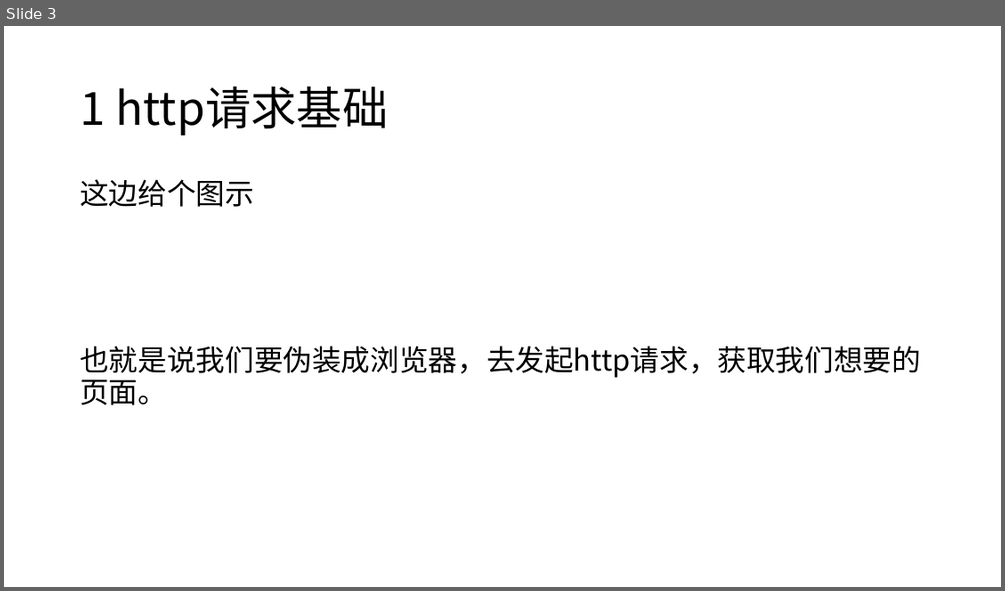
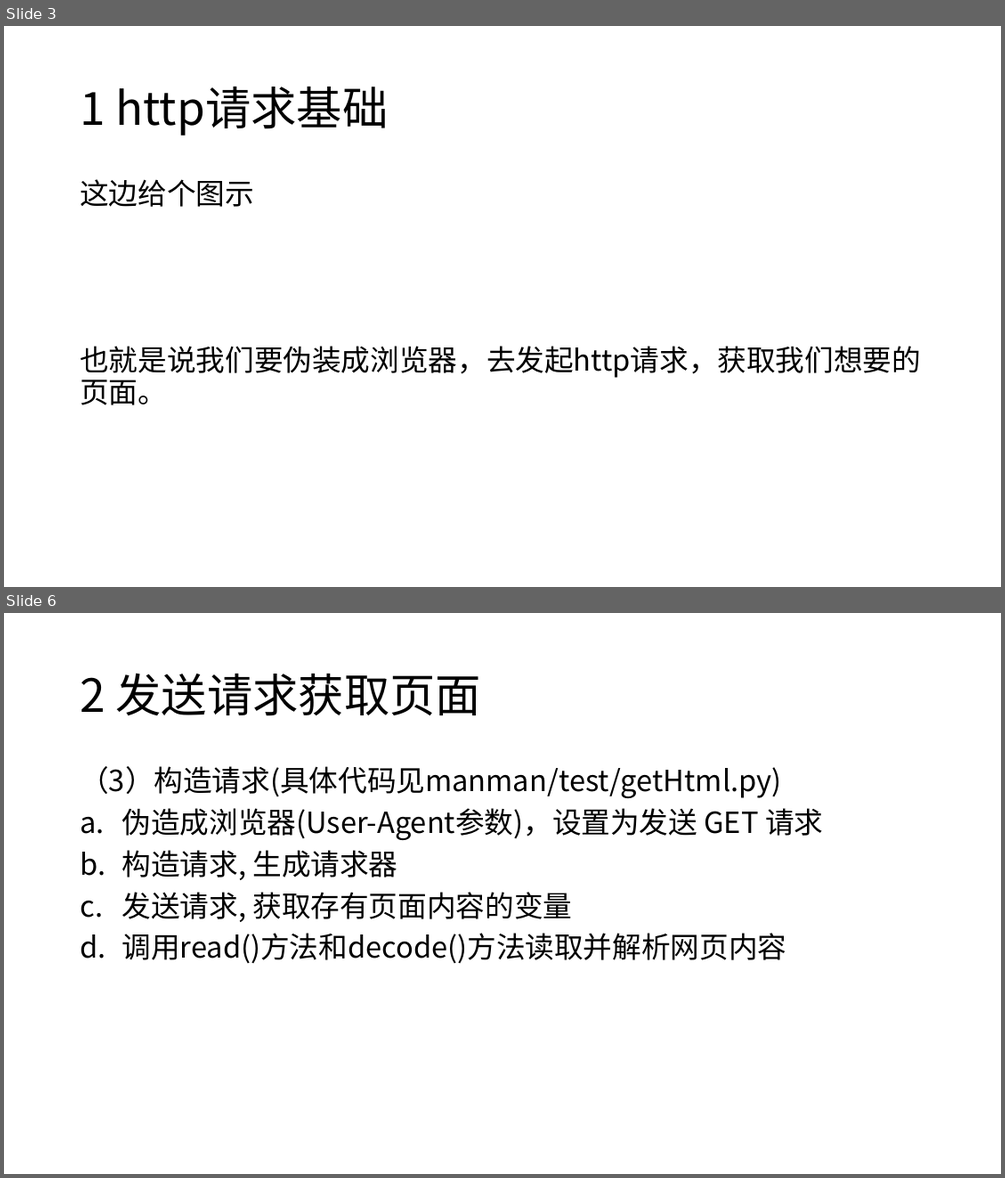
Before and after one commit to linwxin/manman, a slide deck: douban/豆瓣爬取.pptx. Shown one above the other, each under a label of ours: slide 3 before the commit, slides 3 and 6 after it; the slides between them are not shown. The pictures are 1005x591 and 1005x1178 pixels, drawn with LibreOffice and Linux fonts; fonts in the diff are those of the drawing. Boxes give left, top, right and bottom in pixels: in the first picture for what was removed or moved away, otherwise in the second. Text is boxed around its words. In the diff, an @@ line names an element or a change of style, - is before the commit and + after.

```diff
--- a/douban/豆瓣爬取.pptx
+++ b/douban/豆瓣爬取.pptx
@@ slide 6 added at (x1=4, y1=613, x2=1001, y2=1174), background #FFFFFF @@
@@ title added at (x1=80, y1=673, x2=481, y2=716), 44 pt, text #000000 @@
+2 发送请求获取页面
@@ text added at (x1=80, y1=766, x2=823, y2=963), 28 pt, text #000000 @@
+（3）构造请求(具体代码见manman/test/getHtml.py)
+a. 伪造成浏览器(User-Agent参数)，设置为发送 GET 请求
+b. 构造请求, 生成请求器
+c. 发送请求, 获取存有页面内容的变量
+d. 调用read()方法和decode()方法读取并解析网页内容
```
Also in this commit, not shown: 2 slides changed, 1 other slide added, 5 other files.
